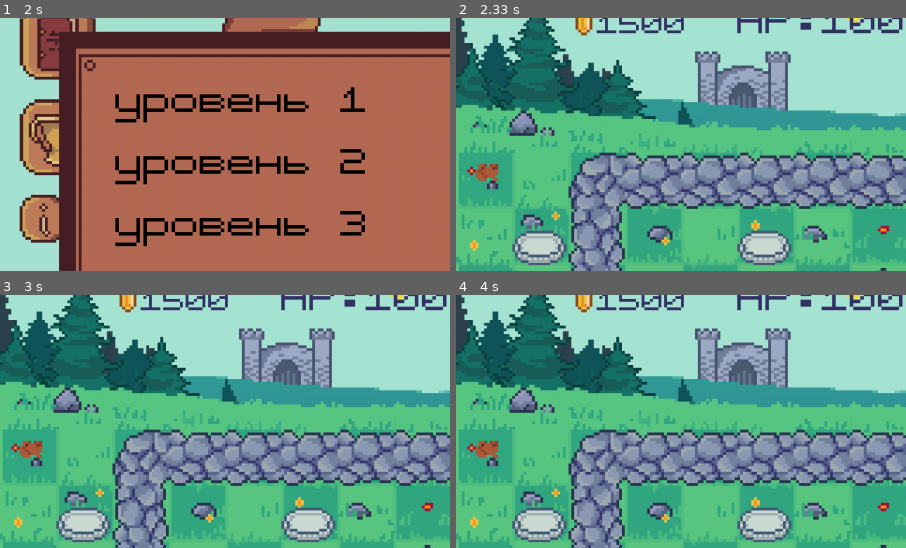
Above: before the commit, frames 1-4 (two rows, left to right).
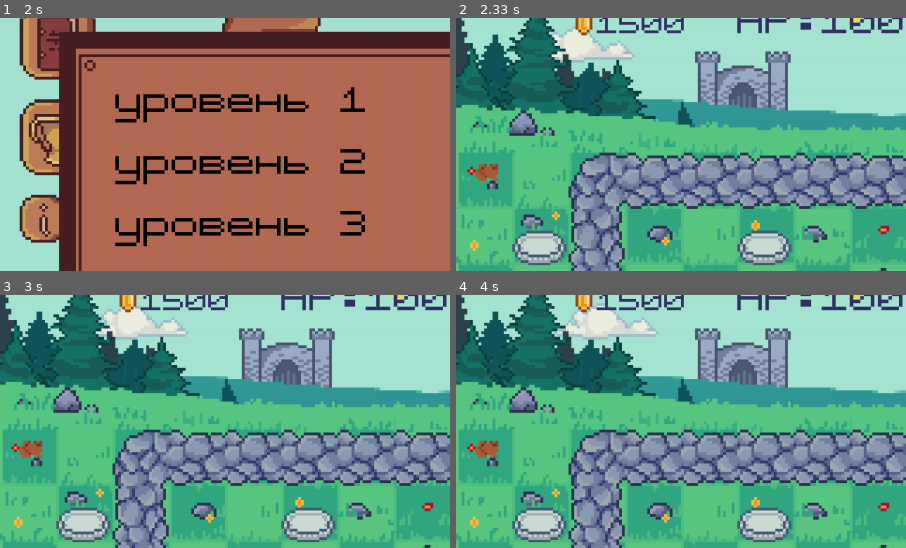
Above: after the commit, the same moments.

Repository: LenaSup/PyGame_project
Game: pygame game, started from main.py
The game is run twice, just before and just after one commit, with the same random seed, the same clock (stepped at 60 frames per second) and the same inputs.
Inputs (mouse positions are % of the whole screen's width and height, from its top left):
- Up to frame 1 (2 s): press the mouse at (6, 11) at 0.37 s; move the mouse to (13, 42) at 0.47 s; release the mouse at (19, 73) at 0.6 s; press the mouse at (87, 21) at 0.7 s; move the mouse to (59, 17) at 0.8 s; release the mouse at (30, 14) at 0.93 s; press the mouse at (5, 46) at 1.03 s; move the mouse to (40, 56) at 1.13 s; release the mouse at (76, 66) at 1.27 s; press the mouse at (87, 21) at 1.37 s; move the mouse to (82, 16) at 1.47 s; release the mouse at (76, 12) at 1.6 s; press the mouse at (50, 77) at 1.7 s; move the mouse to (68, 73) at 1.8 s; release the mouse at (85, 70) at 1.93 s
- Up to frame 2 (2.33 s): press the mouse at (27, 35) at 2.03 s; move the mouse to (35, 38) at 2.13 s; release the mouse at (44, 41) at 2.27 s
- Up to frame 3 (3 s): press the mouse at (71, 11) at 2.37 s; move the mouse to (58, 12) at 2.47 s; release the mouse at (45, 12) at 2.6 s
- Up to frame 4 (4 s): no input
The pictures show only the part of the screen within x 0-50%, y 7-57%; the shares and areas given below are measured in that part.

Frame 1 is identical in both runs. In frame 2, 1.4% of the frame differs, in the area x 21-40%, y 3-18%; in frame 3, 1.6%; in frame 4, 1.8%, in the area x 22-45%, y 3-18%.

Commit message:
доделки

Diff:
--- a/main.py
+++ b/main.py
@@ -6,7 +6,7 @@
 from entities import *
 
 
-def load_image(neme, color_key=None):   # Вся графика хронится в папке graphics
+def load_image(neme):   # Вся графика хронится в папке graphics
     fullname = os.path.join('graphics', neme)   # Все png с прозрачным фоном, кроме задних планов
     try:
         image = pygame.image.load(fullname)
@@ -387,6 +387,32 @@
         return self.selected_map
 
 
+class Clouds(pygame.sprite.Sprite):     # Облока
+    def __init__(self, group, size):
+        super().__init__(group)
+        self.speed = random.randint(1, 2)
+        self.direction = random.choice([1, -1])
+        self.timer = 0
+        print(self.direction, self.speed)
+        f = 'cloud_' + str(random.randint(1, 3)) + '.png'
+        self.image = load_image(f)
+        rect = self.image.get_rect().size
+        self.image = pygame.transform.scale(self.image, ((size[0] // 320) * rect[0], (size[1] // 180) * rect[1]))
+        self.rect = self.image.get_rect()
+        self.rect.left, self.rect.top = (size[0] // 320) * random.randint(1, 300),\
+                                        (size[1] // 180) * random.randint(1, 25)
+        self.size = size
+
+    def update(self):
+        if self.timer == self.speed:
+            self.timer = 0
+            self.rect.left += self.direction
+        else:
+            self.timer += 1
+        if self.rect.left > self.size[0] or self.rect.width + self.rect.left < 0:
+            self.direction = -self.direction
+
+
 class Tower1Btn(pygame.sprite.Sprite):
     def __init__(self, group, size):
         super().__init__(group)
@@ -802,10 +828,10 @@
 
 def main_menu(screen):
     start_menu_sprites = pygame.sprite.Group()  # Эта група спрайтов отображаемых в стартовом меню
-    achievement_but = AchievementBut(start_menu_sprites, size, screen)
-    learning_but = LearningBut(start_menu_sprites, size, screen)
-    exit_but = ExitBut(start_menu_sprites, size)
-    info_btn = InfoBut(start_menu_sprites, size)
+    AchievementBut(start_menu_sprites, size, screen)
+    LearningBut(start_menu_sprites, size, screen)
+    ExitBut(start_menu_sprites, size)
+    InfoBut(start_menu_sprites, size)
     start_menu = StartMenu(start_menu_sprites)  # Создание обекта стартового миню
     play_but = PlayBut(start_menu_sprites, size, start_menu)
     start_menu.start_menu_display(screen, size)   # Вывод меню при включение
@@ -905,10 +931,13 @@
     print(f'background_{current_level}.png')
     #
     clickable_interface_elements = pygame.sprite.Group()
-    upgrade_btn = UpgradeBtn(clickable_interface_elements, size)
-    tower1_btn = Tower1Btn(clickable_interface_elements, size)
-    tower2_btn = Tower2Btn(clickable_interface_elements, size)
-    tower3_btn = Tower3Btn(clickable_interface_elements, size)
+    clouds = pygame.sprite.Group()
+    for i in range(random.randint(1, 3)):
+        Clouds(clouds, size)
+    UpgradeBtn(clickable_interface_elements, size)
+    Tower1Btn(clickable_interface_elements, size)
+    Tower2Btn(clickable_interface_elements, size)
+    Tower3Btn(clickable_interface_elements, size)
     # -
     # загрузка карты
     current_wave, enemy_type = 0, 0
@@ -1008,6 +1037,8 @@
             load_menu(my_board, screen, enemy_types, towers_types)
         # отрисовка
         screen.blit(background, (0, 0))  # Фон с небом
+        clouds.draw(screen)
+        clouds.update()
         screen.blit(playing_field, (0, 0))      # Игровое поле
         screen.blit(castle, ((size[0] // 320) * 280, (size[1] // 180) * 48))     # замок
         clickable_interface_elements.draw(screen)  # элименты игтерфейса игры
